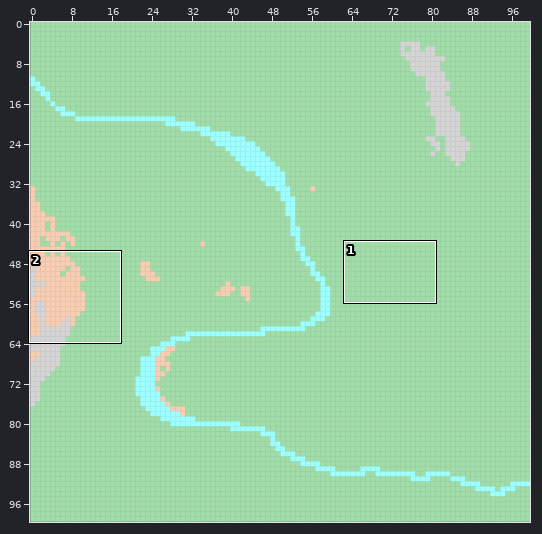
Two states of a Tiled map, FYP/Assets/Tiled/test.tmx. The first picture is a wide view before the edit; the outline marks the close-up.
Close-up. Before the commit:
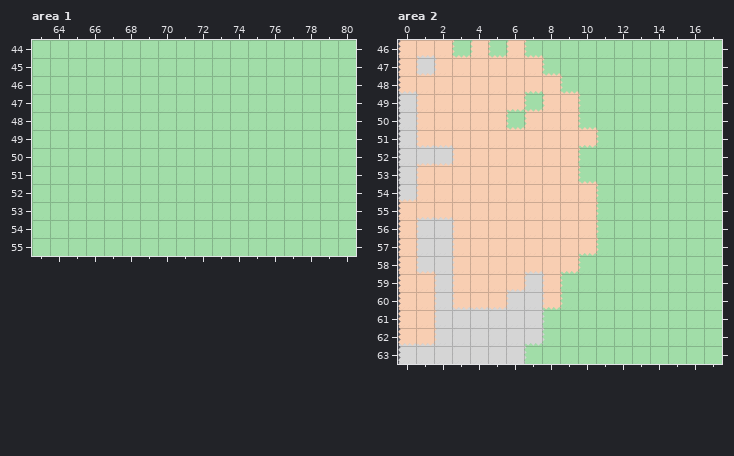
Cells are 54x54 px. Shown: area 1 x 63..80, y 44..55; area 2 x 0..17, y 46..63. The commit also changed other parts of the map, which this record leaves out.
After:
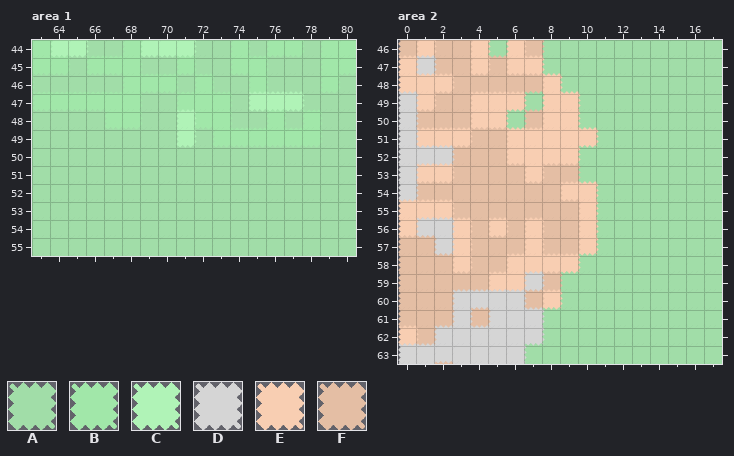
Key: from "grass_d": A 0; from "grass_d_2": B 0; from "grass_d_3": C 0; from "path_d": D 0; from "soil_d": E 0; from "soil_d_1": F 0.
_ is an empty cell.
Change:
Layer "Tile Layer 1", area 1:
y 44: x 63..65 AAA -> BCC; x 68..71 AAAA -> BCCC
y 45: x 64 A -> B; x 71 A -> B
y 46: x 75 A -> B
y 47: x 71 A -> B; x 75..77 AAA -> CCC
y 48: x 71..72 AA -> CB; x 76 A -> B
y 49: x 71 A -> C
Layer "Tile Layer 1", area 2:
y 46: x 0 E -> F; x 2..3 EA -> FF; x 7 A -> F
y 47: x 2..3 EE -> FF; x 5 E -> F
y 48: x 3..7 EEEEE -> FFFFF
y 49: x 2..3 EE -> FF
y 50: x 1..3 EEE -> FFF; x 7 E -> F
y 51: x 4..5 EE -> FF
y 52: x 3..5 EEE -> FFF
y 53: x 3..6 EEEE -> FFFF; x 8..9 EE -> FF
y 54: x 1..8 EEEEEEEE -> FFFFFFFF
y 55: x 3..9 EEEEEEE -> FFFFFFF
y 56: x 4 E -> F; x 6 E -> F; x 8..9 EE -> FF
y 57: x 0..1 ED -> FF; x 4..6 EEE -> FFF; x 8..9 EE -> FF
y 58: x 0..2 EDD -> FFF; x 4..5 EE -> FF
y 59: x 0..4 EEDEE -> FFFFF; x 8 E -> F
y 60: x 0..5 EEDEEE -> FFFDDD; x 7 D -> F
y 61: x 0..2 EED -> FFF; x 4 D -> F
y 62: x 1 E -> F
